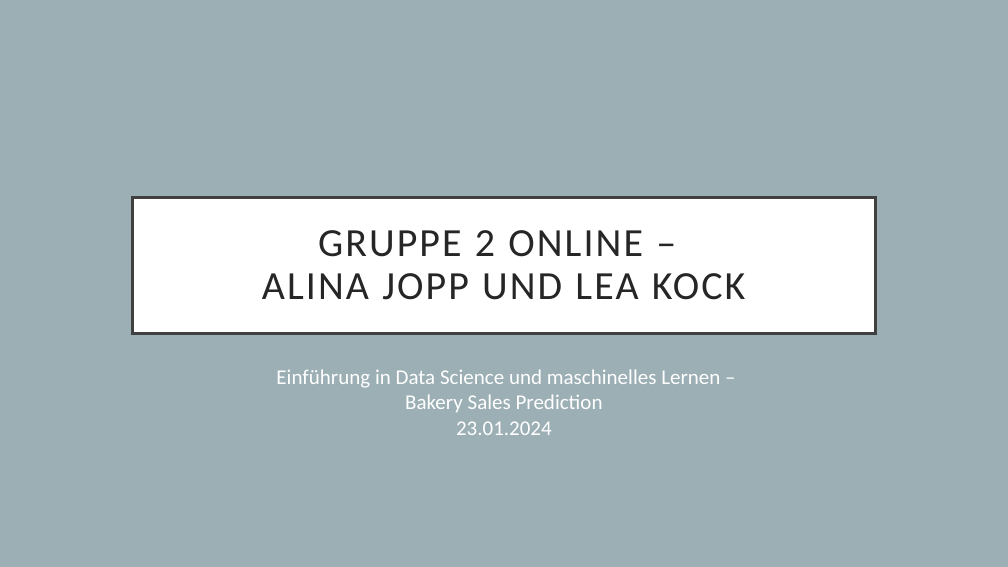
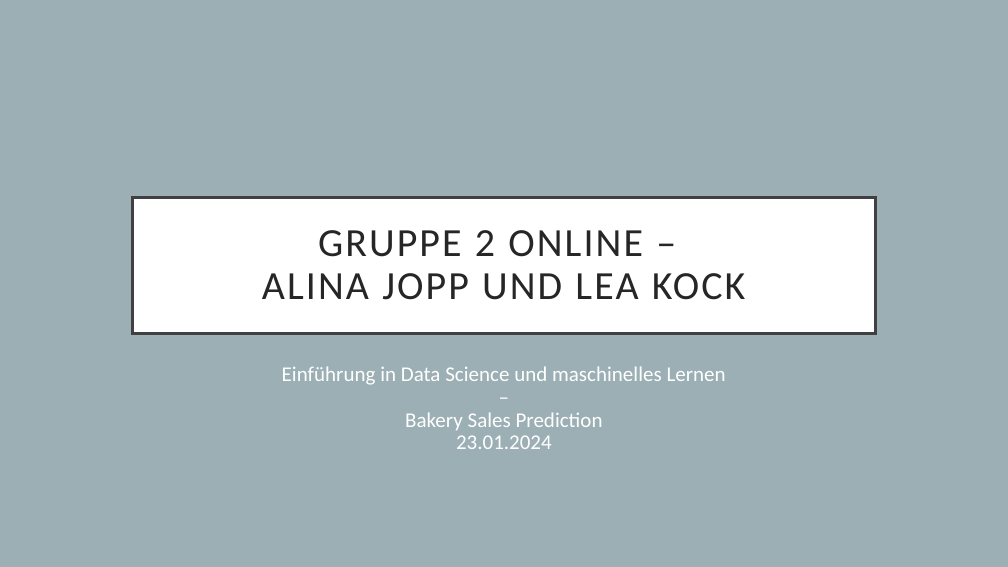
Before and after one commit to Tasinger/gruppe-2-projekt, a slide deck: slide 1 of 4_Presentation/Präsentation Gruppe 2.pptx. Drawn at 1008x567 pixels with LibreOffice and Linux fonts; fonts in the diff are those of the drawing. Boxes give left, top, right and bottom in pixels: in the first picture for what was removed or moved away, otherwise in the second. Text is boxed around its words. In the diff, an @@ line names an element or a change of style, - is before the commit and + after.

Commit message:
Präsentation Problem beim Pushen

```diff
--- a/4_Presentation/Präsentation Gruppe 2.pptx
+++ b/4_Presentation/Präsentation Gruppe 2.pptx
@@ subtitle "Einführung in Data Science und ..." at (282, 366, 726, 449): line spacing 1 to 0.9 @@
```
